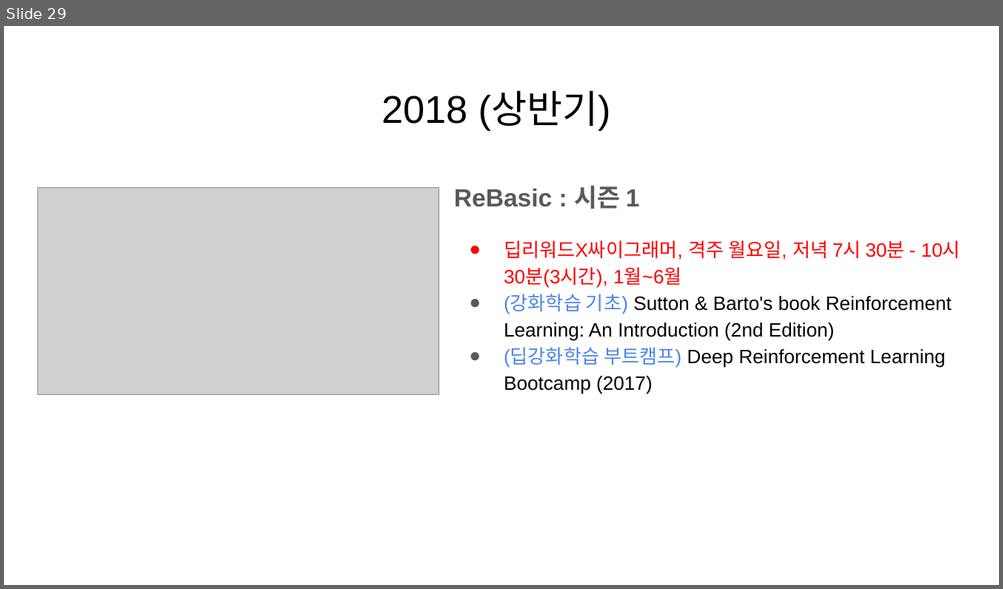
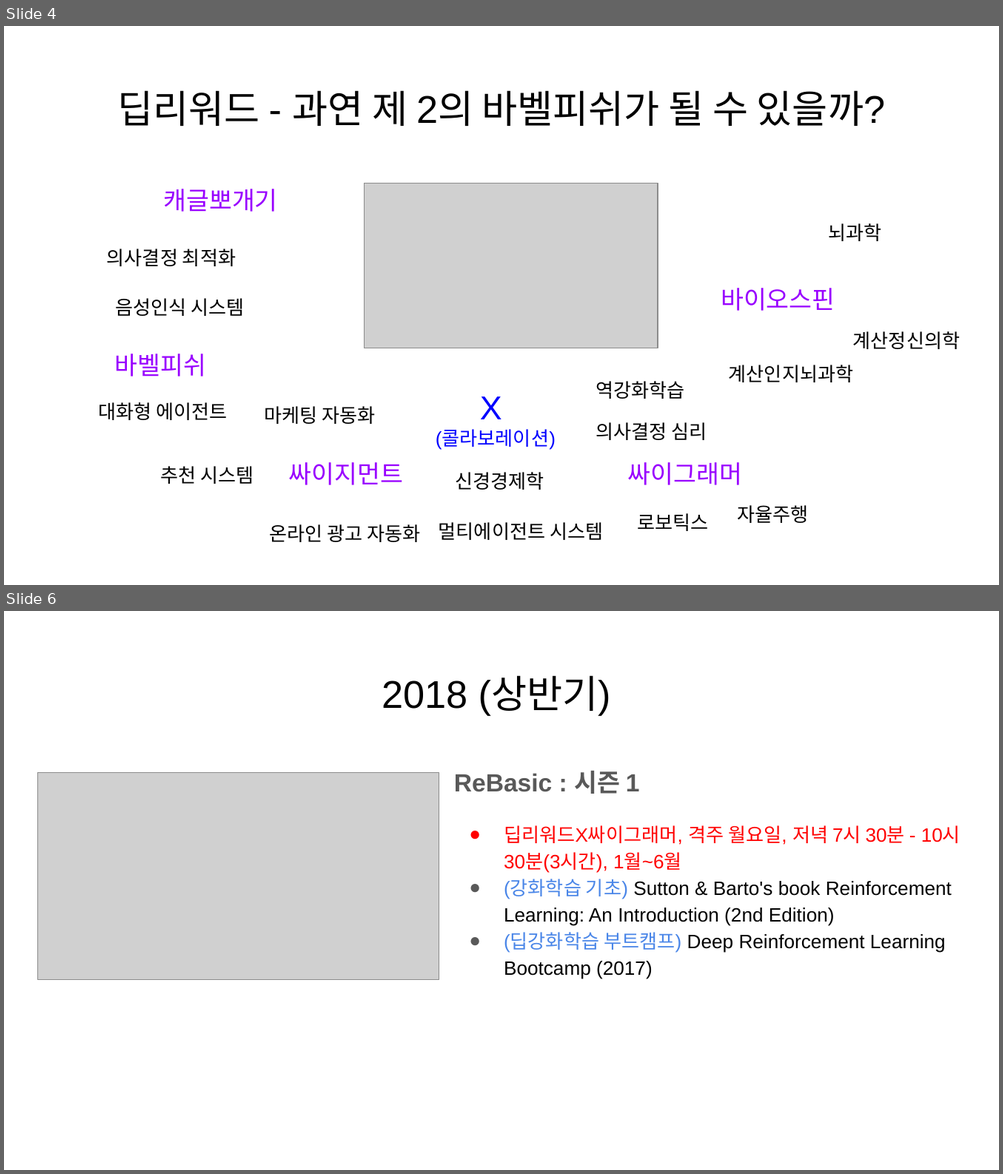
Before and after one commit to KaggleBreak/studybreak, a slide deck: 2017/presentation/study/딥리워드_소개_스터디뽀개기2017.pptx. Shown one above the other, each under a label of ours: slide 29 before the commit, slides 4 and 6 after it; the slides between them are not shown. The pictures are 1003x589 and 1003x1174 pixels, drawn with LibreOffice and Linux fonts; fonts in the diff are those of the drawing; grey boxes stand for pictures. Boxes give left, top, right and bottom in pixels: in the first picture for what was removed or moved away, otherwise in the second. Text is boxed around its words. In the diff, an @@ line names an element or a change of style, - is before the commit and + after.

```diff
--- a/2017/presentation/study/딥리워드_소개_스터디뽀개기2017.pptx
+++ b/2017/presentation/study/딥리워드_소개_스터디뽀개기2017.pptx
@@ slide 4 added at (x1=4, y1=26, x2=999, y2=585), background #FFFFFF @@
@@ title added at (x1=118, y1=90, x2=885, y2=126), 28 pt, text #000000 @@
+딥리워드 - 과연 제 2의 바벨피쉬가 될 수 있을까?
@@ text added at (x1=163, y1=189, x2=278, y2=212), 18 pt, text #9900FF @@
+캐글뽀개기
@@ picture added at (x1=364, y1=183, x2=657, y2=348) @@
@@ text added at (x1=828, y1=224, x2=881, y2=241), 14 pt, text #000000 @@
+뇌과학
@@ text added at (x1=107, y1=249, x2=236, y2=266), 14 pt, text #000000 @@
+의사결정 최적화
@@ text added at (x1=720, y1=288, x2=835, y2=311), 18 pt, text #9900FF @@
+바이오스핀
@@ text added at (x1=115, y1=298, x2=244, y2=316), 14 pt, text #000000 @@
+음성인식 시스템
@@ text added at (x1=853, y1=332, x2=959, y2=349), 14 pt, text #000000 @@
+계산정신의학
@@ text added at (x1=115, y1=354, x2=207, y2=377), 18 pt, text #9900FF @@
+바벨피쉬
@@ text added at (x1=728, y1=365, x2=854, y2=383), 14 pt, text #000000 @@
+계산인지뇌과학
@@ text added at (x1=98, y1=403, x2=227, y2=420), 14 pt, text #000000 @@
+대화형 에이전트
@@ text added at (x1=435, y1=397, x2=555, y2=450), 14 pt, text #0000FF @@
+X
+(콜라보레이션)
@@ text added at (x1=596, y1=381, x2=685, y2=399), 14 pt, text #000000 @@
+역강화학습
@@ text added at (x1=264, y1=406, x2=375, y2=424), 14 pt, text #000000 @@
+마케팅 자동화
@@ text added at (x1=596, y1=423, x2=707, y2=440), 14 pt, text #000000 @@
+의사결정 심리
@@ text added at (x1=160, y1=466, x2=253, y2=484), 14 pt, text #000000 @@
+추천 시스템
@@ text added at (x1=289, y1=463, x2=404, y2=486), 18 pt, text #9900FF @@
+싸이지먼트
@@ text added at (x1=628, y1=463, x2=743, y2=486), 18 pt, text #9900FF @@
+싸이그래머
@@ text added at (x1=455, y1=472, x2=543, y2=490), 14 pt, text #000000 @@
+신경경제학
@@ text added at (x1=637, y1=514, x2=708, y2=531), 14 pt, text #000000 @@
+로보틱스
@@ text added at (x1=737, y1=506, x2=808, y2=523), 14 pt, text #000000 @@
+자율주행
@@ text added at (x1=269, y1=525, x2=421, y2=543), 14 pt, text #000000 @@
+온라인 광고 자동화
@@ text added at (x1=438, y1=523, x2=603, y2=540), 14 pt, text #000000 @@
+멀티에이전트 시스템
@@ what was slide 29 is now slide 6 @@
```
Also in this commit, not shown: 1 slide changed, 1 other slide added, 27 slides removed, 1 other file.
